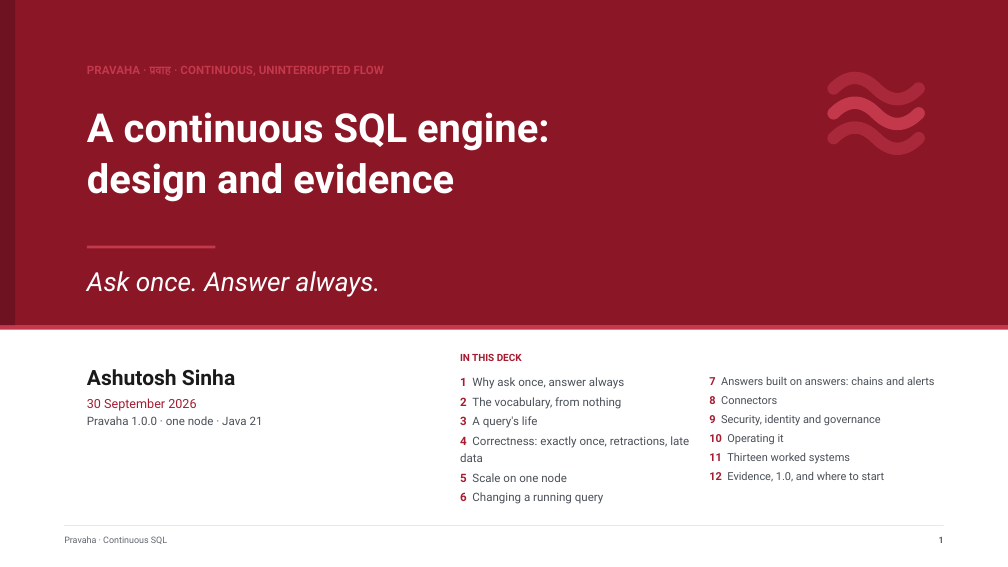
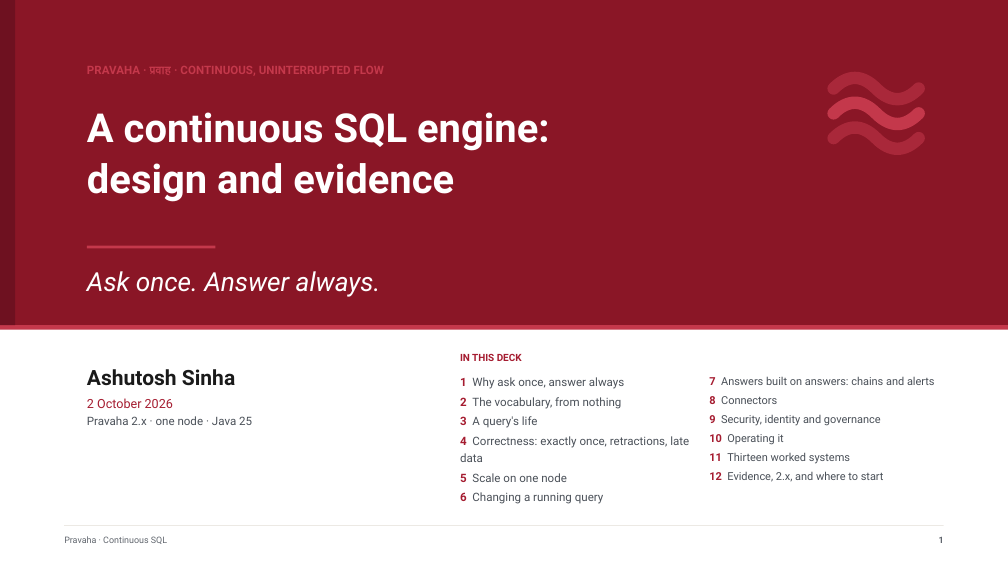
Before and after one commit to ajsinha/pravaha, a slide deck: slide 1 of docs/publications/Pravaha-Continuous-SQL-Engine-Design-and-Evidence.pptx. Drawn at 1008x567 pixels with LibreOffice and Linux fonts; fonts in the diff are those of the drawing. Boxes give left, top, right and bottom in pixels: in the first picture for what was removed or moved away, otherwise in the second. Text is boxed around its words. In the diff, an @@ line names an element or a change of style, - is before the commit and + after.

Commit message:
Deck for Pravaha 2.x: 99 slides, with the adversarial QA round and the semantics its fixes changed
The release slide is 2.0 (Java 25 through and through, Boot 3.4+, legacy-read removed, 544
findings with none open). New: answers that now say what SQL says (NULL aggregates, narrow-int
overflow, DOUBLE grouping, HOP alignment, fine hops and MIN/MAX over retractions refused);
recovery that checks what it restores and refuses aloud; revocation per statement and bounds
before sign-in; and five slides on the adversarial round (method and numbers, what held and the
four defect classes, the ten severe defects, the 1 GiB denial-of-service replays, the three
waves). Corrected: Java 25 on the one-slide summary and the image, lockout, dead letters, the
tiers on JDK 25 (4,832 tests), the register (544), what 2.x keeps stable, MIN/MAX boundary.
Slide-count test and GUIDE.md at 99; audit clean; tests/deck 5 passed.

```diff
--- a/docs/publications/Pravaha-Continuous-SQL-Engine-Design-and-Evidence.pptx
+++ b/docs/publications/Pravaha-Continuous-SQL-Engine-Design-and-Evidence.pptx
@@ text at bbox=[87, 398, 252, 425]: text changed @@
-30 September 2026
-Pravaha 1.0.0 · one node · Java 21
+2 October 2026
+Pravaha 2.x · one node · Java 25
@@ text at bbox=[709, 471, 884, 482]: text changed @@
-12 Evidence, 1.0, and where to start
+12 Evidence, 2.x, and where to start
```
Also in this commit, not shown: 59 other slides changed, 9 slides added, 1 slide removed, 10 other files.
